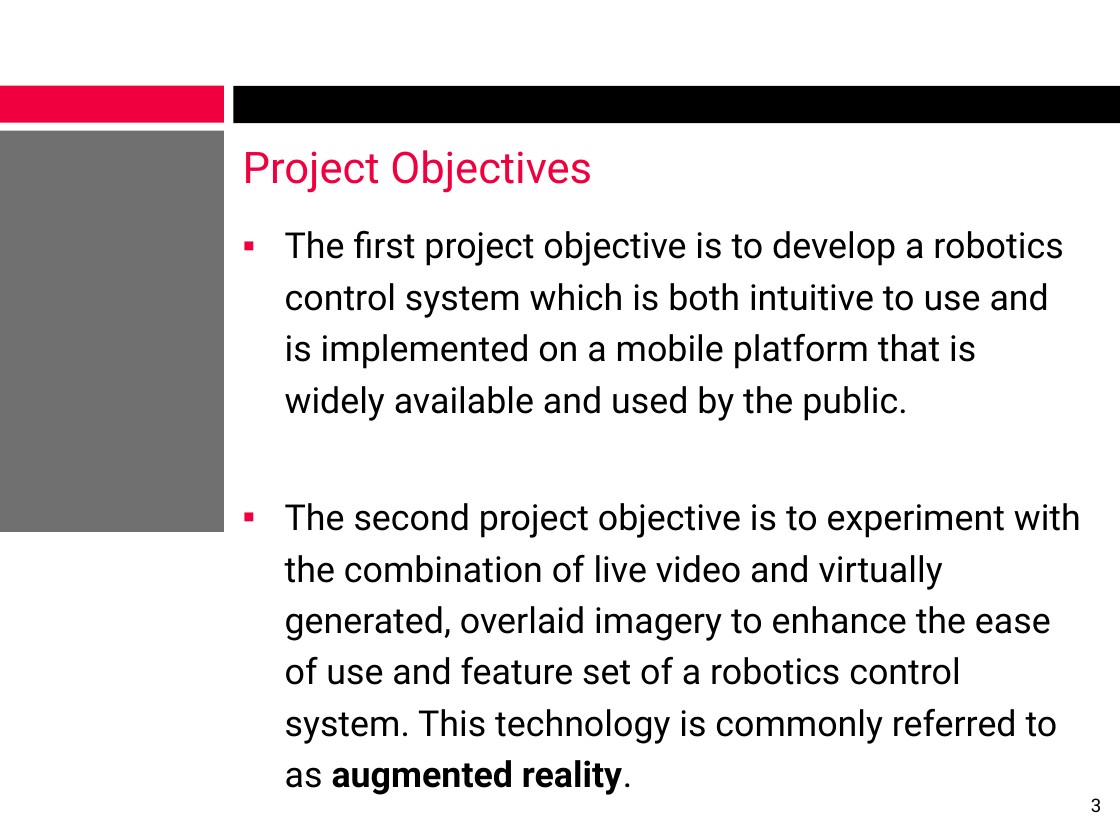
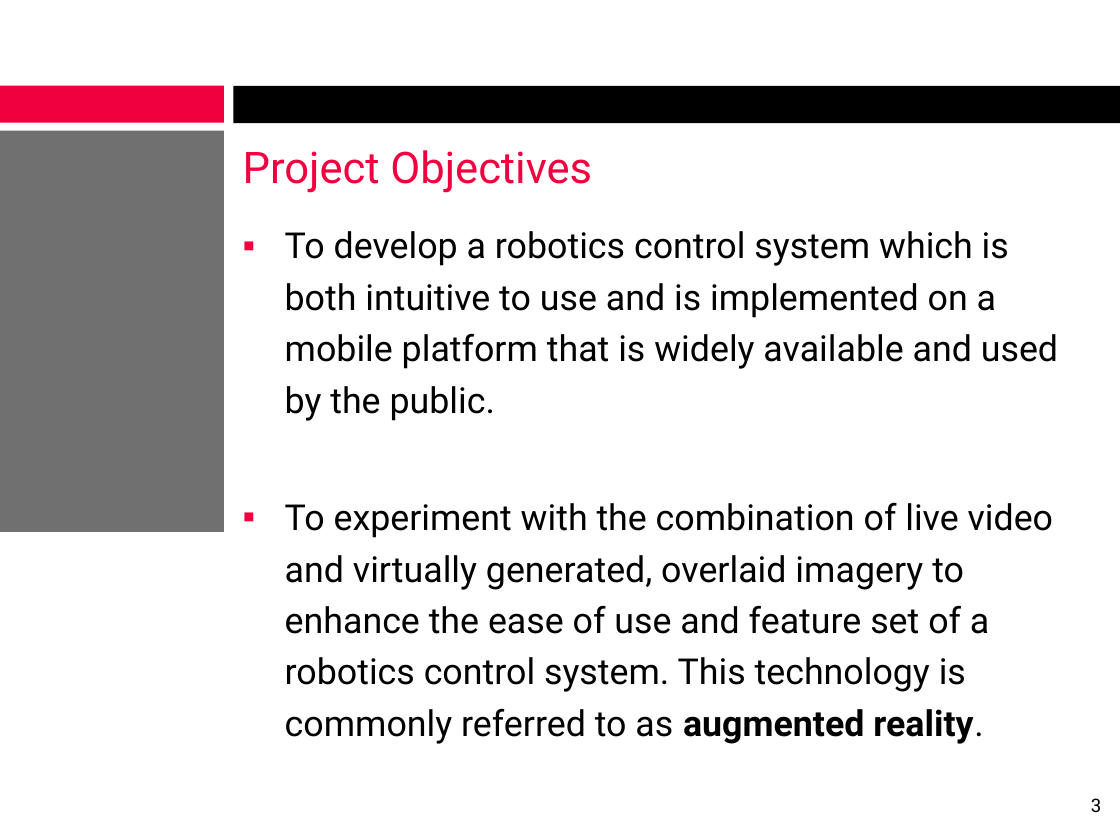
Before and after one commit to alexcraig/RoboWars, a slide deck: slide 3 of docs/presentation_slides/RoboWarsPresentation_AlexCraig.pptx. Drawn at 1120x840 pixels with LibreOffice and Linux fonts; fonts in the diff are those of the drawing; background and template pictures are left out. Boxes give left, top, right and bottom in pixels: in the first picture for what was removed or moved away, otherwise in the second. Text is boxed around its words. In the diff, an @@ line names an element or a change of style, - is before the commit and + after.

```diff
--- a/docs/presentation_slides/RoboWarsPresentation_AlexCraig.pptx
+++ b/docs/presentation_slides/RoboWarsPresentation_AlexCraig.pptx
@@ text at (285, 231, 1058, 744): text changed @@
-▪ The first project objective is to develop a robotics control system which is both intuitive to use and is implemented on a mobile platform that is widely available and used by the public.
-▪ The second project objective is to experiment with the combination of live video and virtually generated, overlaid imagery to enhance the ease of use and feature set of a robotics control system. This technology is commonly referred to as augmented reality.
+▪ To develop a robotics control system which is both intuitive to use and is implemented on a mobile platform that is widely available and used by the public.
+▪ To experiment with the combination of live video and virtually generated, overlaid imagery to enhance the ease of use and feature set of a robotics control system. This technology is commonly referred to as augmented reality.
```
Also in this commit, not shown: 5 other slides changed, 2 slides added, 1 other file.
